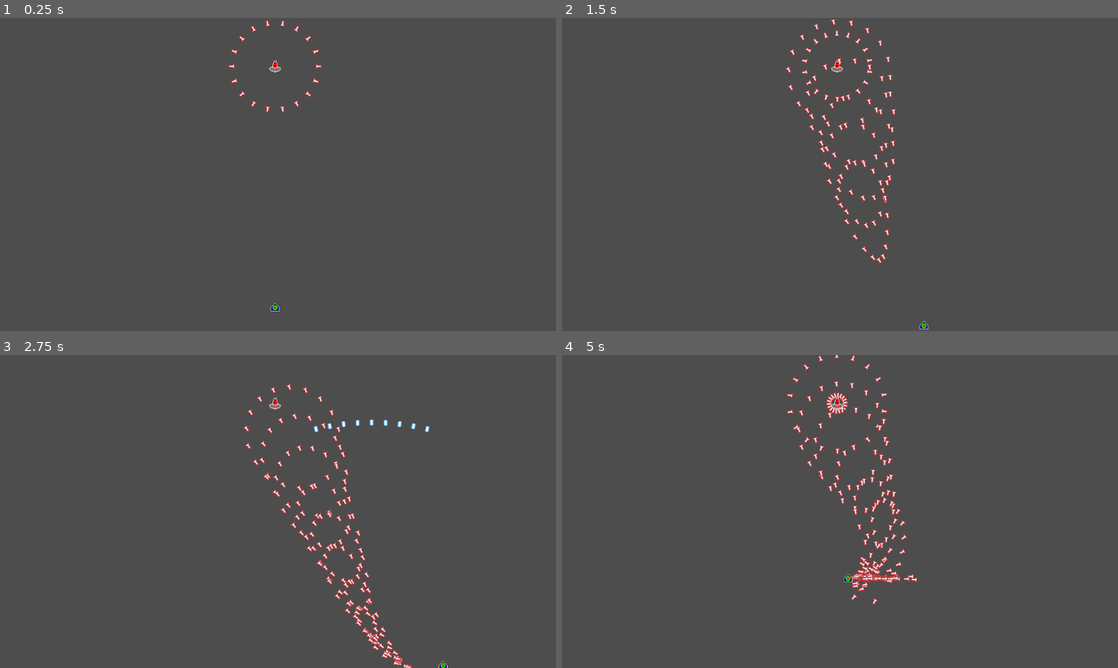
Above: before the commit, frames 1-4 (two rows, left to right).
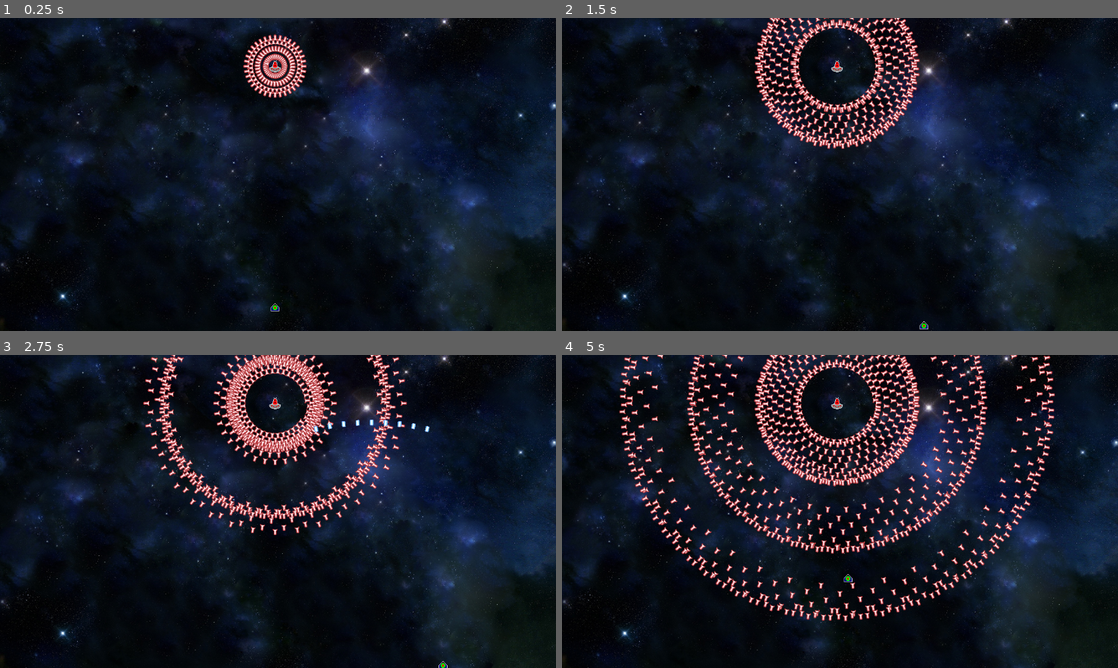
Above: after the commit, the same moments.

Repository: VSocks/bullet-hell-game
Game: Godot game, scene res://scenes/main.tscn
Two runs of this game, one before a commit and one after it. Both use one fixed random seed, a clock stepped at 60 frames per second and the inputs below.
Inputs:
- Up to frame 1 (0.25 s): no input
- Up to frame 2 (1.5 s): hold Right (move_right) 0.53-1.28 s; tap Z (shoot) at 0.6 s; hold Down (move_down) from 1.28 s (still down); tap Shift (focus) at 1.35 s
- Up to frame 3 (2.75 s): tap Z (shoot) at 1.55, 2.1 s; release Down (move_down) at 2.03 s; hold Right (move_right) from 2.03 s (still down)
- Up to frame 4 (5 s): release Right (move_right) at 2.78 s; hold Up (move_up) 2.78-3.53 s; tap Z (shoot) at 2.85, 3.8, 4.35 s; hold Left (move_left) from 3.53 s (still down); tap Shift (focus) at 3.6 s

The runs differ from the first frame. In frame 1, 100% of the frame differs, in the area x 0-100%, y 0-100%; in frame 2, 100%; in frame 3, 100%; in frame 4, 100%.

Commit message:
resolvido problema das balas inimigas serem renderizadas atrás do background

Diff:
--- a/scenes/level.tscn
+++ b/scenes/level.tscn
@@ -16,7 +16,6 @@
 script = ExtResource("1_w7c3h")
 
 [node name="Background" type="Sprite2D" parent="."]
-visible = false
 scale = Vector2(0.6, 0.6)
 texture = ExtResource("2_ppgk2")
 centered = false
--- a/scripts/boss_attack_spiral.gd
+++ b/scripts/boss_attack_spiral.gd
@@ -2,31 +2,26 @@
 
 var is_attacking : bool = false
 var burst_count : int = 0
-var max_burst_shots : int = 9
-var shot_interval : float = 0.25
+var max_burst_shots : int = 12
+var shot_interval : float = 0.05
 var cooldown : float = 1
 var total_cycle_time : float = (max_burst_shots * shot_interval) + cooldown + 0.1
 
-var bullet_count : int = 18
+var bullet_count : int = 36
 var angle : float = 0.0
 var angle_increment : float = 20
-
-var bullets
 
 
 @onready var shot_timer = $ShotTimer
 @onready var cycle_timer = $CycleTimer
-@onready var player = get_parent().get_parent().get_parent().get_node("Player")
 
 
 func _process(_delta):
-	bullets = get_tree().get_nodes_in_group("enemy_bullets")
+	var bullets = get_tree().get_nodes_in_group("enemy_bullets")
 	for bullet in bullets:
-		bullet.speed -= 20
-		if bullet.speed <= 20:
-			bullet.speed = 500
-			bullet.direction = Vector2(player.position.x - bullet.position.x, player.position.y - bullet.position.y).normalized()
-			bullet.rotation = bullet.direction.angle() + PI /2
+		bullet.speed -= 8
+		if bullet.speed <= -120:
+			bullet.speed = 280
 
 func start_attack():
 	is_attacking = true
@@ -56,7 +51,7 @@
 	for i in range(bullet_count):
 		var bullet_angle = angle + (TAU / bullet_count) * i
 		var direction = Vector2(cos(bullet_angle), sin(bullet_angle))
-		var speed = 500
+		var speed = 300
 		var bullet = BulletPool.get_bullet()
 		bullet.initialize(global_position, direction, speed, direction.angle())
 
--- a/scripts/bullet_pool.gd
+++ b/scripts/bullet_pool.gd
@@ -1,7 +1,7 @@
 extends Node
 
 var bullet_scene : PackedScene = preload("res://scenes/enemy_bullet_missile.tscn")
-var pool_size : int = 500
+var pool_size : int = 600
 var available_bullets : Array = []
 var expansion : int = 0
 
@@ -11,7 +11,11 @@
 		var bullet = bullet_scene.instantiate()
 		bullet.visible = false
 		bullet.process_mode = Node.PROCESS_MODE_DISABLED
-		add_child(bullet)
+		if get_tree().current_scene:
+			get_tree().current_scene.add_child(bullet)
+		else:
+			add_child(bullet) # Fallback
+			#print("Error, could not get tree")
 		available_bullets.append(bullet)
 	#print("Bullet pool initialized with ", pool_size, " bullets")
 
@@ -28,7 +32,11 @@
 	var bullet : Area2D
 	if available_bullets.is_empty():
 		bullet = bullet_scene.instantiate()
-		add_child(bullet)
+		if get_tree().current_scene:
+			get_tree().current_scene.add_child(bullet)
+		else:
+			add_child(bullet) # Fallback
+			#print("Error, could not get tree")
 		expansion += 1
 		#print("New bullet created, bullet pool expanded to size ", pool_size + expansion)
 	else:
